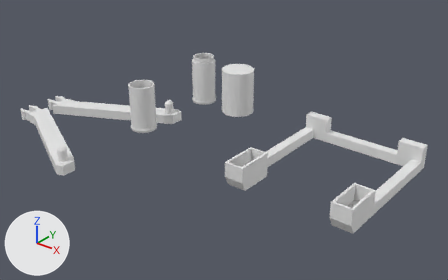
An edit to the Blender file spool_mount/blender/design2.blend, drawn before and after from the same camera.
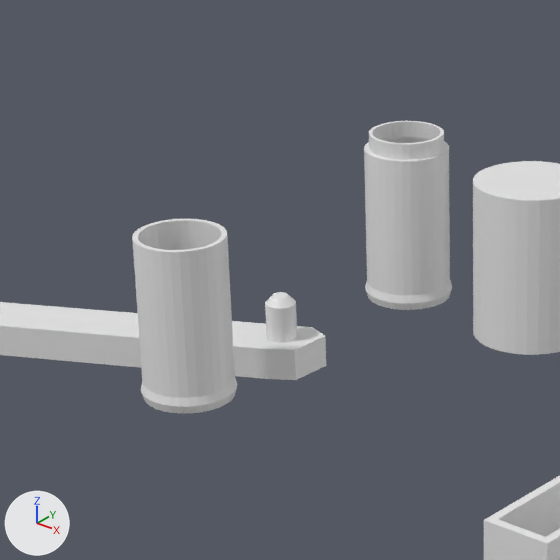
There are two pictures of each version: one whole from a camera (50 mm lens) standing at (44.7, -52.2, 28.0) and looking at (9.6, -8.2, 0.8), one close up on the part from 21% to 55% of the width and 7% to 62% of the height. The axes (+X, +Y, +Z) are drawn at lower left. The lights are the same throughout.

The first close-up shows 'armApplied.001', 'cylendeararr', 'spool_sideA', 'spool_sideB', 'spool_stand_applied.001'.
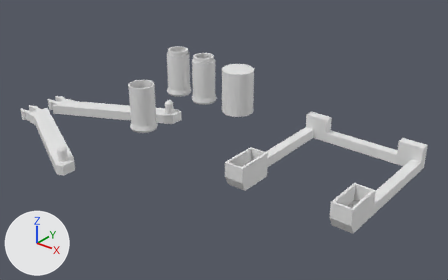
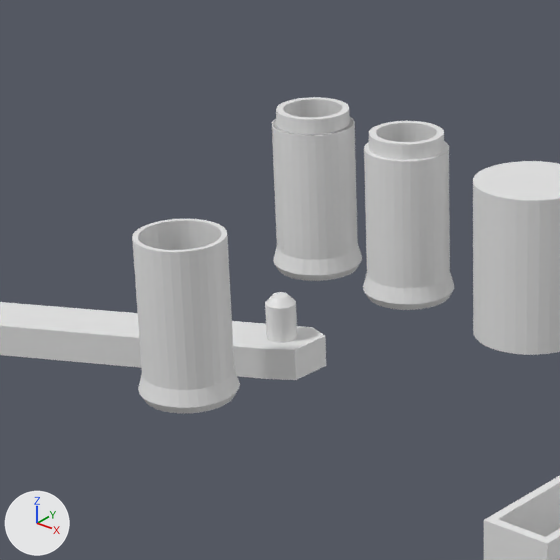
What changed in the scene script:
```text
Change me_cylinder_010:
    used by ob_spool_sideb; location = (0.0, 0.0, 0.0)
    remove me_cylinder_010.from_pydata(...)  # 510 vertices, 511 faces; spans x -1.42..1.42, y -1.42..1.42, z 0.0..5.5
    add me_cylinder_010.from_pydata(...)  # 449 vertices, 448 faces, 1 loose edge; spans x -1.49..1.49, y -1.49..1.49, z 0.0..5.5
    me_cylinder_010 part 1: 192 vertices moved from x -1.42..1.42, y -1.42..1.42, z 0.0..1.0 to x -1.49..1.49, y -1.49..1.49, z 0.0..1.0
    me_cylinder_010 part 2: 64 vertices moved from x -1.08..1.09, y -1.21..1.08, z 4.5..5.5 to x -0.97..0.98, y -1.21..0.97, z 4.0..5.5; 94 vertices removed from x -1.2..1.21, y -1.19..1.2, z 4.5..5.25; 33 vertices added at x -1.2..1.21, y -1.18..1.2, z 4.0..5.24
Add ob_spool_sideb_001:
    ob_spool_sideb_001 = bpy.data.objects.new('spool_sideB.001', me_cylinder_010)
    ob_spool_sideb_001.location = (-4.0, 0.0, 0.0)
Add ob_spool_sidea_001:
    ob_spool_sidea_001 = bpy.data.objects.new('spool_sideA.001', me_cylinder_008)
    ob_spool_sidea_001.location = (-4.0, 0.0, 0.0)
```

Pixel boxes (x1, y1, x2, y2) of what changed, in the close-ups (560 x 560 px; the box of a moved part takes in the faces that stretch with it):
'spool_sideB', reshaped: before (364, 121, 452, 310); after (363, 121, 454, 310)
'spool_sideB.001', added: after (272, 97, 362, 281)
'spool_sideA.001', added: after (272, 117, 354, 281)
part 1 of me_cylinder_010, moved or reshaped: before (365, 271, 452, 310); after (272, 122, 454, 310)
part 2 of me_cylinder_010, moved or reshaped: before (369, 121, 449, 161); after (276, 97, 444, 144)
